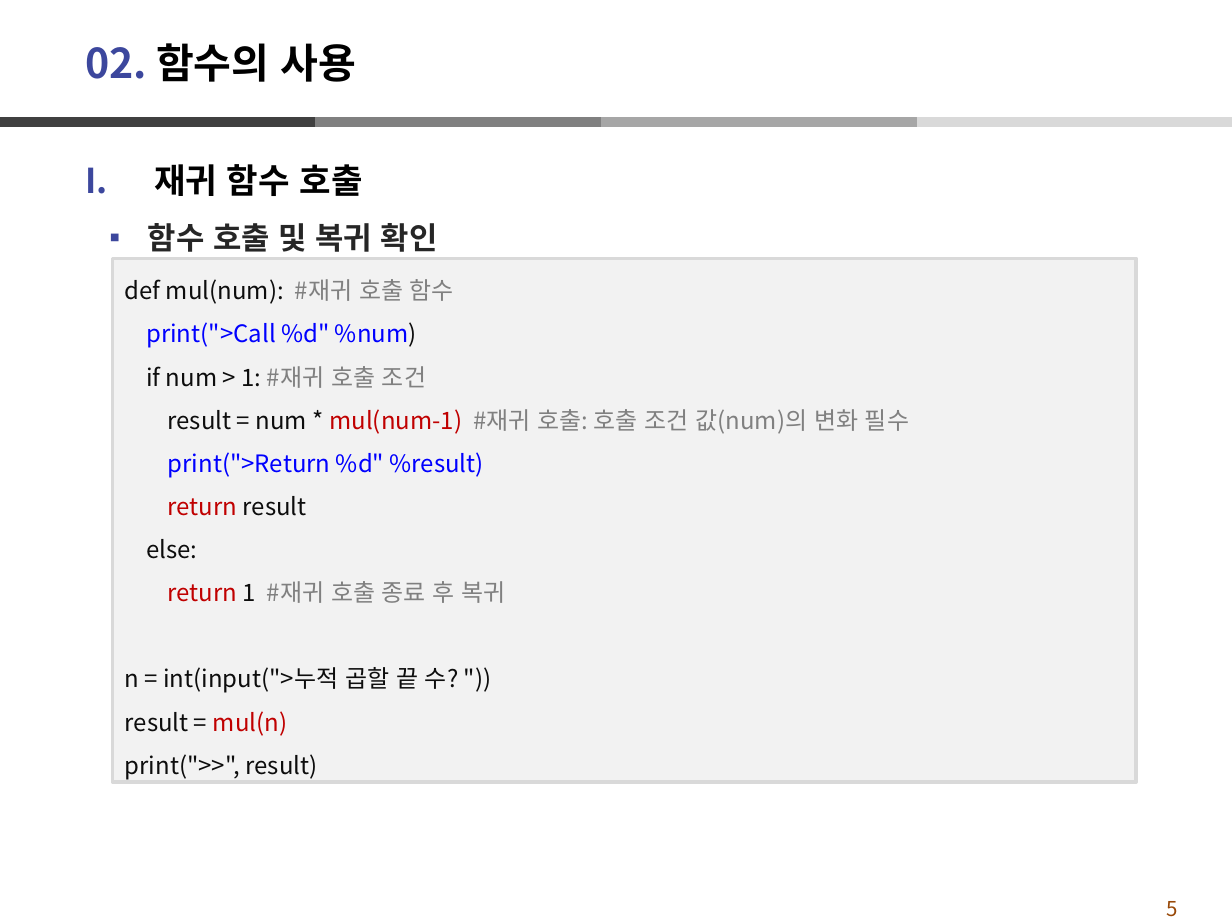
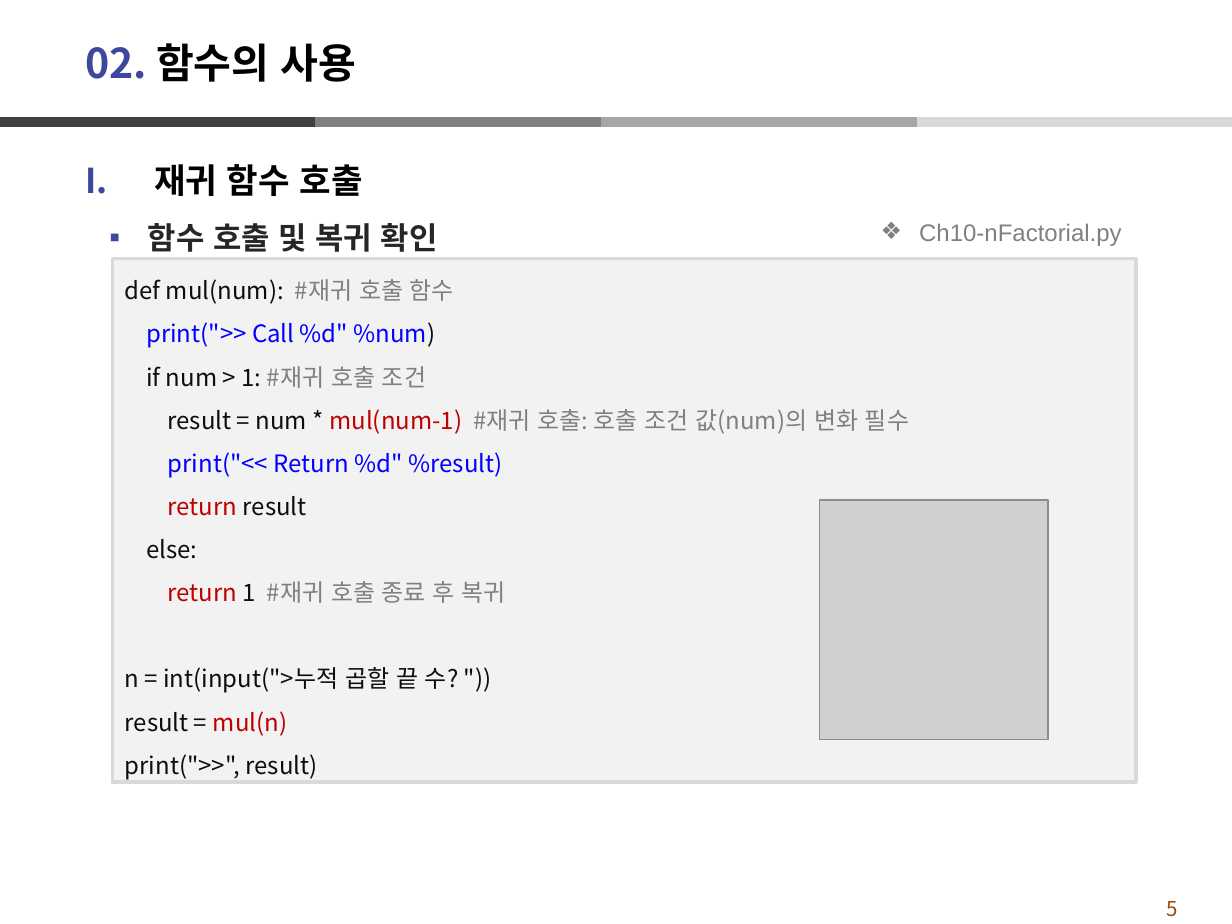
Before and after one commit to dndxor/BCPy, a slide deck: slide 5 of Ch10-재귀함수활용_Class.pptx. Drawn at 1232x924 pixels with LibreOffice and Linux fonts; fonts in the diff are those of the drawing; grey boxes stand for pictures. Boxes give left, top, right and bottom in pixels: in the first picture for what was removed or moved away, otherwise in the second. Text is boxed around its words. In the diff, an @@ line names an element or a change of style, - is before the commit and + after.

```diff
--- a/Ch10-재귀함수활용_Class.pptx
+++ b/Ch10-재귀함수활용_Class.pptx
@@ text added at <box>919,223,1122,246</box>, 14 pt, text #808080 @@
+❖ Ch10-nFactorial.py
@@ text in rectangle at <box>146,322,436,348</box>: text changed @@
-print(">Call %d" %num)
+print(">> Call %d" %num)
@@ text in rectangle at <box>168,452,502,478</box>: text changed @@
-print(">Return %d" %result)
+print("<< Return %d" %result)
@@ picture added at <box>819,500,1047,740</box> @@
```
Also in this commit, not shown: 5 other slides changed, 24 other files.
